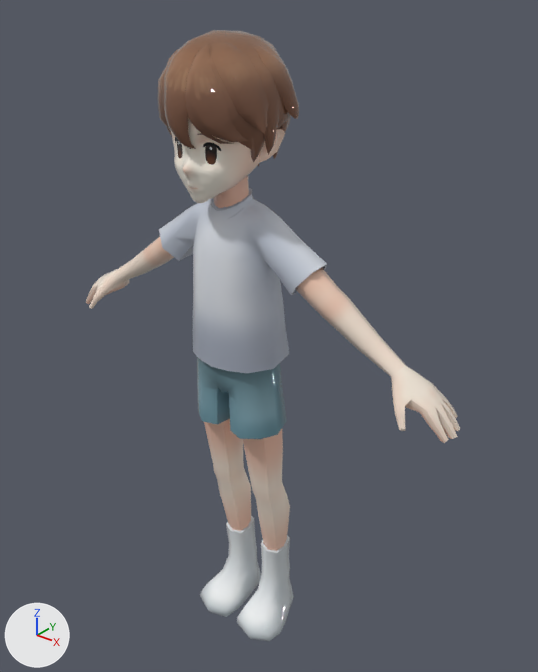
The FBX model Assets/Animation/Enemy/Origin/humen_walk.fbx: old version first, new version second.
The view is the same before and after, from a 50 mm camera at (1.164, -1.331, 1.806) aimed at (0.04, 0.075, 0.934). The lights are fixed; the arrows at lower left show +X, +Y and +Z.

Before the edit, the objects in view are built like this:
```python
me_mesh = bpy.data.meshes.new('Mesh')
me_mesh.from_pydata(...)  # 3192 vertices, 6056 faces; spans x -62.0..62.0, y -13.0..21.0, z 0.0..172.0
me_mesh.materials.append(mat_material__26)  # picture img_t_character_png
ob_body = bpy.data.objects.new('body', me_mesh)
ob_body.location = (-0.003, 0.031, -0.023)
ob_body.rotation_euler = (0.0607, 0.00363, -0.000255)  # degrees (3.5, 0.2, -0)
ob_body.scale = (0.01, 0.01, 0.01)
```
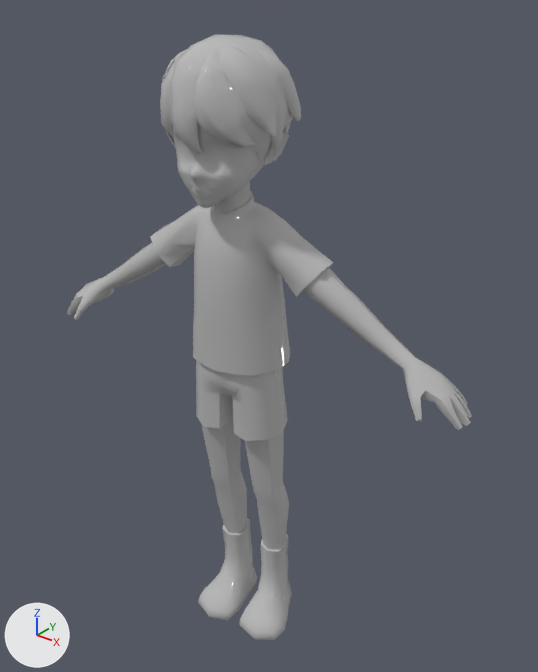
Scene script edits in JSON lines:
```json
{"op": "add", "block": "mat_23___default", "code": ["mat_23___default = principled_material('23 - Default')", "mat_23___default.base_color = (0.5, 0.5, 0.5)  # grey #bcbcbc", "mat_23___default.roughness = 0.0"]}
{"block": "me_mesh", "where": "# used by ob_body; location = (-0.003, 0.031, -0.023); rotation_euler = (0.0607, 0.00363, -0.000255), in degrees (3.5, 0.2, -0); scale = (0.01, 0.01, 0.01)"}
{"op": "remove", "block": "me_mesh", "code": "me_mesh.from_pydata(...)  # 3192 vertices, 6056 faces; spans x -62.0..62.0, y -13.0..21.0, z 0.0..172.0"}
{"op": "add", "block": "me_mesh", "code": "me_mesh.from_pydata(...)  # 2310 vertices, 4278 faces; spans x -62.0..62.0, y -13.0..21.0, z 0.0..172.0"}
{"block": "me_mesh", "change": "me_mesh part 1: 18 vertices moved within x -26.0..19.0, y -11.0..15.0, z 73.0..158.0; 933 vertices removed from x -25.0..25.0, y -11.0..17.0, z 73.0..169.0; 51 vertices added at x -24.0..24.0, y -10.0..8.0, z 74.0..159.0"}
{"block": "me_mesh", "change": "me_mesh part 2: 4013 faces spanning x -62.0..62.0, y -13.0..21.0, z 0.0..172.0 switch from mat_material__26 (picture img_t_character_png) to mat_23___default (grey #bcbcbc)"}
{"op": "set", "path": "ob_body.location", "old": "(-0.003, 0.031, -0.023)", "new": "(-0.007, 0.03, -0.031)"}
{"op": "set", "path": "ob_body.rotation_euler", "old": "(0.0607, 0.00363, -0.000255)", "new": "(0.0607, 0.00363, 0.131)", "note": "degrees (3.5, 0.2, -0) -> degrees (3.5, 0.2, 7.5)"}
```

Location of each change, (x1, y1, x2, y2) in pixels of the pictures (538 x 672 px):
```json
{"object": "body", "change": "reshaped, moved, turned", "before": [86, 30, 460, 641], "after": [67, 34, 472, 640]}
{"part": 1, "of": "me_mesh", "change": "cut back", "before": [151, 119, 340, 462], "after": [143, 89, 347, 463]}
{"part": 2, "of": "me_mesh", "change": "recoloured", "before": [86, 30, 460, 641], "after": [67, 34, 472, 640]}
```
